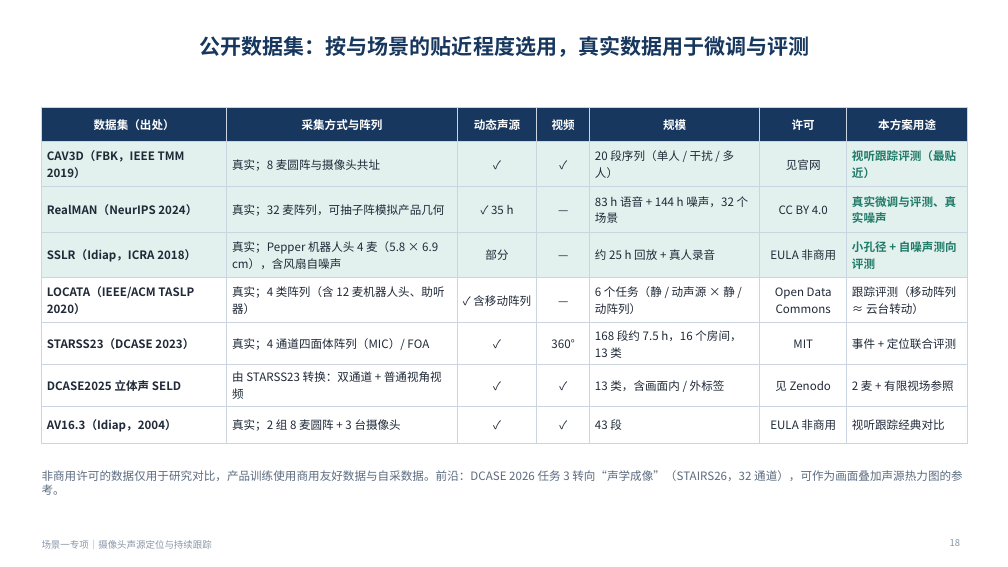
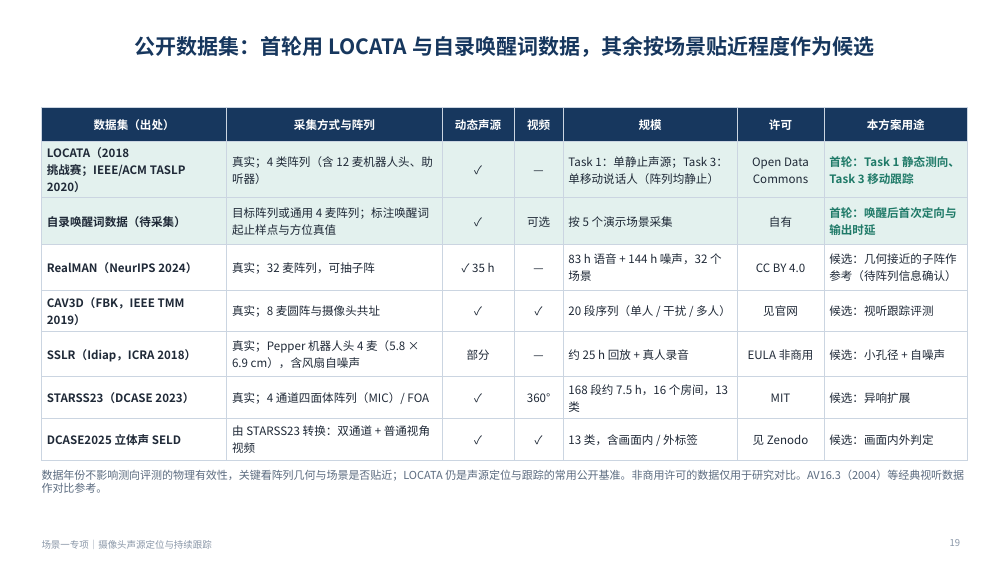
Before and after one commit to ZeroFoxxi/ssl-scene1, a slide deck: slide 19 of 场景一专项_摄像头声源定位与跟踪_方案选型与数据集.pptx (slide 18 before the commit). Drawn at 1008x567 pixels with LibreOffice and Linux fonts; fonts in the diff are those of the drawing. Boxes give left, top, right and bottom in pixels: in the first picture for what was removed or moved away, otherwise in the second. Text is boxed around its words. In the diff, an @@ line names an element or a change of style, - is before the commit and + after.

```diff
--- a/场景一专项_摄像头声源定位与跟踪_方案选型与数据集.pptx
+++ b/场景一专项_摄像头声源定位与跟踪_方案选型与数据集.pptx
@@ title at (134, 36, 875, 57): text changed @@
-公开数据集：按与场景的贴近程度选用，真实数据用于微调与评测
+公开数据集：首轮用 LOCATA 与自录唤醒词数据，其余按场景贴近程度作为候选
@@ table at (42, 107, 968, 457) @@
-row 2: CAV3D（FBK，IEEE TMM 2019） | 真实；8 麦圆阵与摄像头共址 | ✓ | ✓ | 20 段序列（单人 / 干扰 / 多人） | 见官网 | 视听跟踪评测（最贴近）
+row 2: LOCATA（2018 挑战赛；IEEE/ACM TASLP 2020） | 真实；4 类阵列（含 12 麦机器人头、助听器） | ✓ | — | Task 1：单静止声源；Task 3：单移动说话人（阵列均静止） | Open Data Commons | 首轮：Task 1 静态测向、Task 3 移动跟踪
-row 3: RealMAN（NeurIPS 2024） | 真实；32 麦阵列，可抽子阵模拟产品几何 | ✓ 35 h | — | 83 h 语音 + 144 h 噪声，32 个场景 | CC BY 4.0 | 真实微调与评测、真实噪声
+row 3: 自录唤醒词数据（待采集） | 目标阵列或通用 4 麦阵列；标注唤醒词起止样点与方位真值 | ✓ | 可选 | 按 5 个演示场景采集 | 自有 | 首轮：唤醒后首次定向与输出时延
-row 4: SSLR（Idiap，ICRA 2018） | 真实；Pepper 机器人头 4 麦（5.8 × 6.9 cm），含风扇自噪声 | 部分 | — | 约 25 h 回放 + 真人录音 | EULA 非商用 | 小孔径 + 自噪声测向评测
+row 4: RealMAN（NeurIPS 2024） | 真实；32 麦阵列，可抽子阵 | ✓ 35 h | — | 83 h 语音 + 144 h 噪声，32 个场景 | CC BY 4.0 | 候选：几何接近的子阵作参考（待阵列信息确认）
-row 5: LOCATA（IEEE/ACM TASLP 2020） | 真实；4 类阵列（含 12 麦机器人头、助听器） | ✓ 含移动阵列 | — | 6 个任务（静 / 动声源 × 静 / 动阵列） | Open Data Commons | 跟踪评测（移动阵列 ≈ 云台转动）
+row 5: CAV3D（FBK，IEEE TMM 2019） | 真实；8 麦圆阵与摄像头共址 | ✓ | ✓ | 20 段序列（单人 / 干扰 / 多人） | 见官网 | 候选：视听跟踪评测
-row 6: STARSS23（DCASE 2023） | 真实；4 通道四面体阵列（MIC）/ FOA | ✓ | 360° | 168 段约 7.5 h，16 个房间，13 类 | MIT | 事件 + 定位联合评测
+row 6: SSLR（Idiap，ICRA 2018） | 真实；Pepper 机器人头 4 麦（5.8 × 6.9 cm），含风扇自噪声 | 部分 | — | 约 25 h 回放 + 真人录音 | EULA 非商用 | 候选：小孔径 + 自噪声
-row 7: DCASE2025 立体声 SELD | 由 STARSS23 转换：双通道 + 普通视角视频 | ✓ | ✓ | 13 类，含画面内 / 外标签 | 见 Zenodo | 2 麦 + 有限视场参照
+row 7: STARSS23（DCASE 2023） | 真实；4 通道四面体阵列（MIC）/ FOA | ✓ | 360° | 168 段约 7.5 h，16 个房间，13 类 | MIT | 候选：异响扩展
-row 8: AV16.3（Idiap，2004） | 真实；2 组 8 麦圆阵 + 3 台摄像头 | ✓ | ✓ | 43 段 | EULA 非商用 | 视听跟踪经典对比
+row 8: DCASE2025 立体声 SELD | 由 STARSS23 转换：双通道 + 普通视角视频 | ✓ | ✓ | 13 类，含画面内 / 外标签 | 见 Zenodo | 候选：画面内外判定
@@ fill #E3F1EE to none in row 4 @@
@@ text at (42, 470, 964, 493): text changed; size 11 to 10.5 pt @@
-非商用许可的数据仅用于研究对比，产品训练使用商用友好数据与自采数据。前沿：DCASE 2026 任务 3 转向“声学成像”（STAIRS26，32 通道），可作为画面叠加声源热力图的参考。
+数据年份不影响测向评测的物理有效性，关键看阵列几何与场景是否贴近；LOCATA 仍是声源定位与跟踪的常用公开基准。非商用许可的数据仅用于研究对比。AV16.3（2004）等经典视听数据作对比参考。
```
Also in this commit, not shown: 19 other slides changed, 2 slides added, 1 slide removed, 5 other files.
